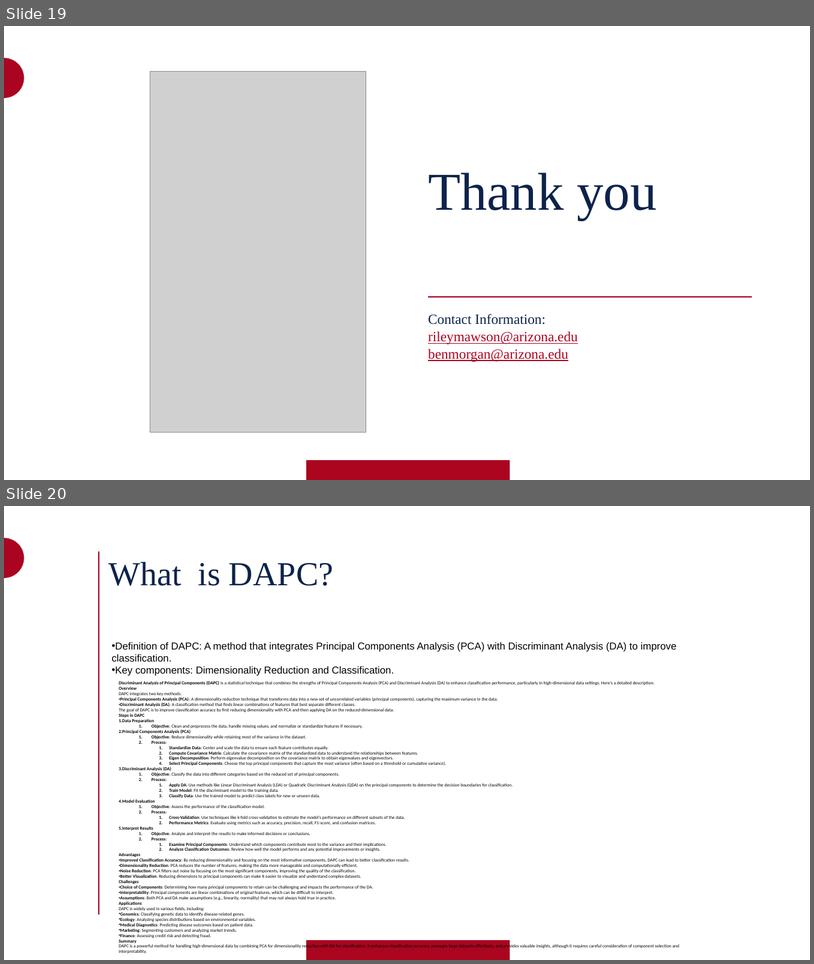
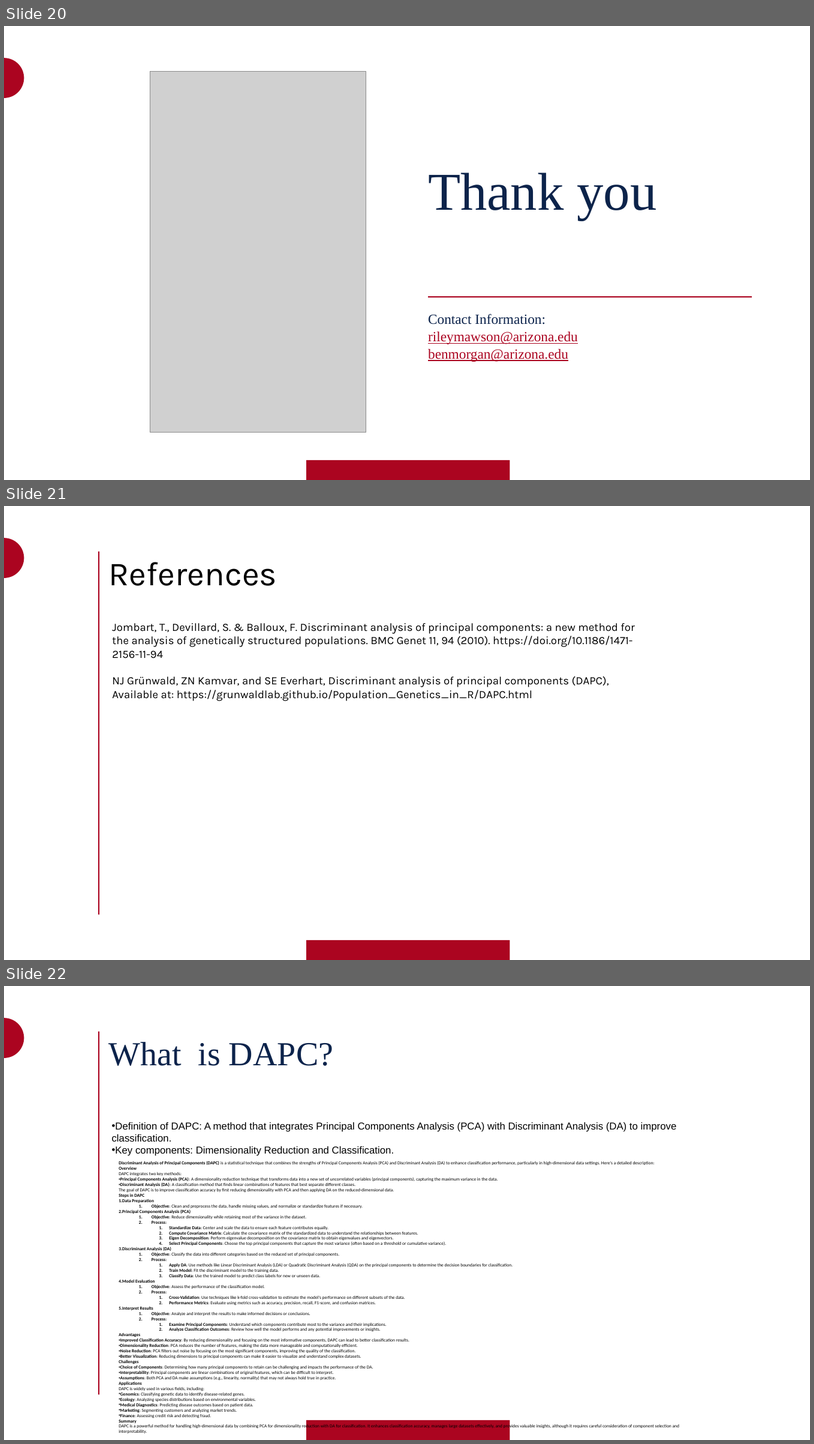
Before and after one commit to rileymawson/INFO_523_DAPC, a slide deck: DAPC_Info_523_RPM_BJMM.pptx. Shown one above the other, each under a label of ours: slides 19 and 20 before the commit, slides 20, 21 and 22 after it. The pictures are 814x964 and 814x1444 pixels, drawn with LibreOffice and Linux fonts; fonts in the diff are those of the drawing; grey boxes stand for pictures; background and template pictures are left out. Boxes give left, top, right and bottom in pixels: in the first picture for what was removed or moved away, otherwise in the second. Text is boxed around its words. In the diff, an @@ line names an element or a change of style, - is before the commit and + after.

```diff
--- a/DAPC_Info_523_RPM_BJMM.pptx
+++ b/DAPC_Info_523_RPM_BJMM.pptx
@@ slide 21 added at box(4, 506, 810, 960), background #FFFFFF; not listed: 3 template elements that a slide beside it also shows @@
@@ title added at box(109, 562, 278, 586), 60 pt, text #000000 @@
+References
@@ text added at box(112, 623, 635, 701), 20 pt, text #000000 @@
+Jombart, T., Devillard, S. & Balloux, F. Discriminant analysis of principal components: a new method for the analysis of genetically structured populations. BMC Genet 11, 94 (2010). https://doi.org/10.1186/1471-2156-11-94
+NJ Grünwald, ZN Kamvar, and SE Everhart, Discriminant analysis of principal components (DAPC), Available at: https://grunwaldlab.github.io/Population_Genetics_in_R/DAPC.html
@@ what was slide 19 is now slide 20 @@
@@ what was slide 20 is now slide 22 @@
```
Also in this commit, not shown: 4 slides changed, 3 other slides added, 2 slides removed.
